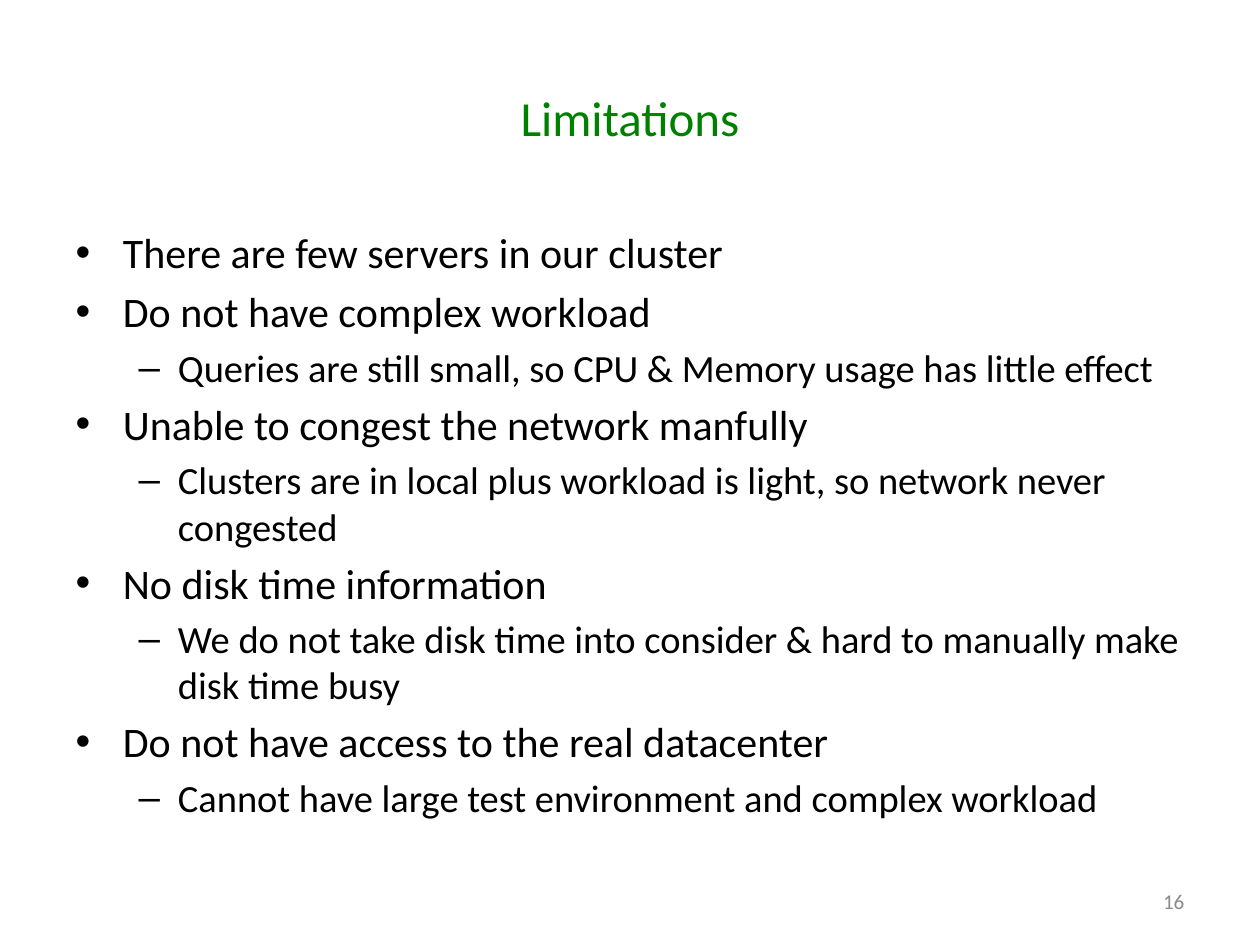
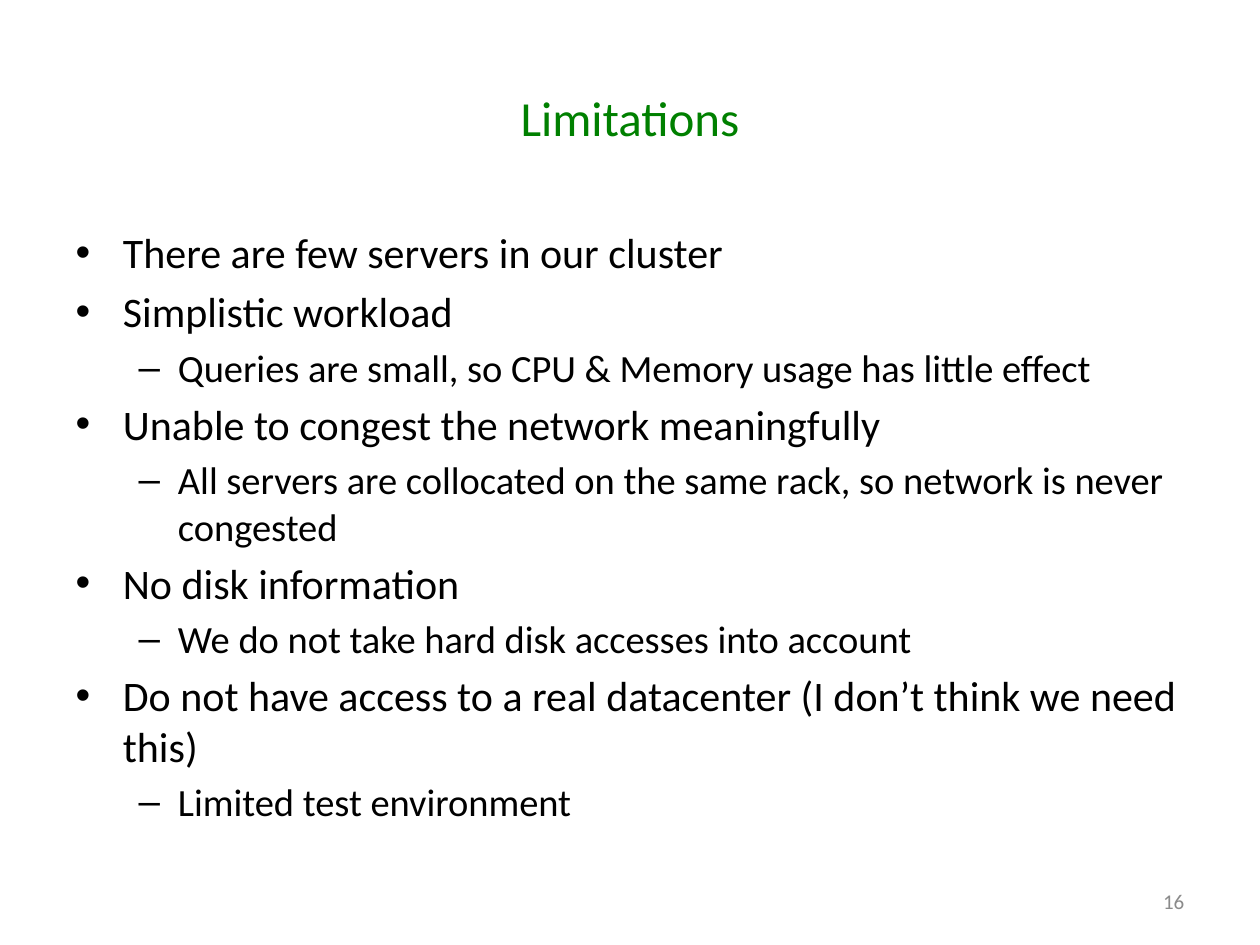
Before and after one commit to godares79/CS848-Project, a slide deck: slide 16 of PresentationSlides/Presentation.pptx. Drawn at 1260x945 pixels with LibreOffice and Linux fonts; fonts in the diff are those of the drawing. Boxes give left, top, right and bottom in pixels: in the first picture for what was removed or moved away, otherwise in the second. Text is boxed around its words. In the diff, an @@ line names an element or a change of style, - is before the commit and + after.

Commit message:
slides

```diff
--- a/PresentationSlides/Presentation.pptx
+++ b/PresentationSlides/Presentation.pptx
@@ text at box(123, 297, 1176, 817): text changed @@
-• Do not have complex workload
-  – Queries are still small, so CPU & Memory usage has little effect
-• Unable to congest the network manfully
-  – Clusters are in local plus workload is light, so network never congested
-• No disk time information
-  – We do not take disk time into consider & hard to manually make disk time busy
-• Do not have access to the real datacenter
-  – Cannot have large test environment and complex workload
+• Simplistic workload
+  – Queries are small, so CPU & Memory usage has little effect
+• Unable to congest the network meaningfully
+  – All servers are collocated on the same rack, so network is never congested
+• No disk information
+  – We do not take hard disk accesses into account
+• Do not have access to a real datacenter (I don’t think we need this)
+  – Limited test environment
```
Also in this commit, not shown: 10 other slides changed.
